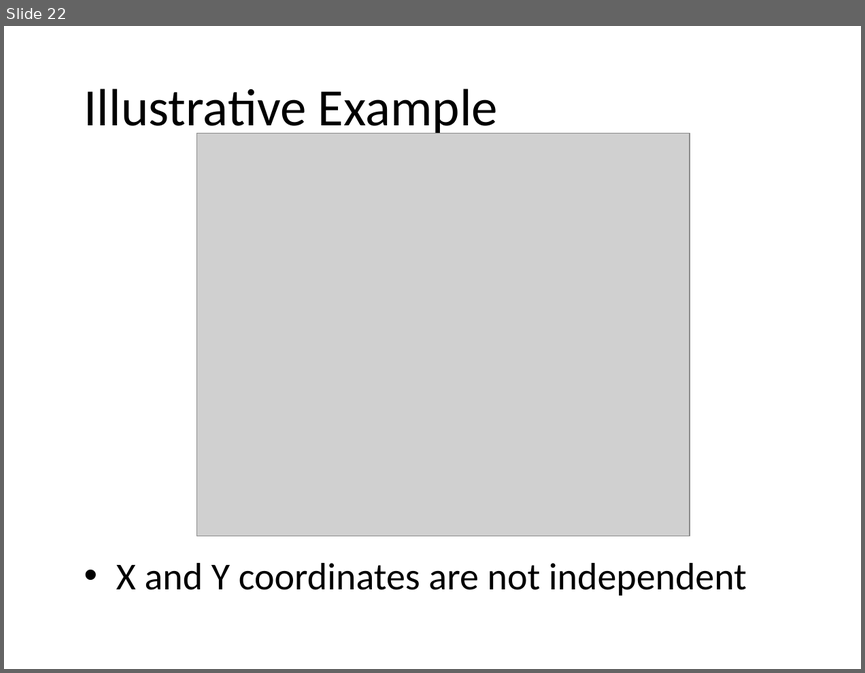
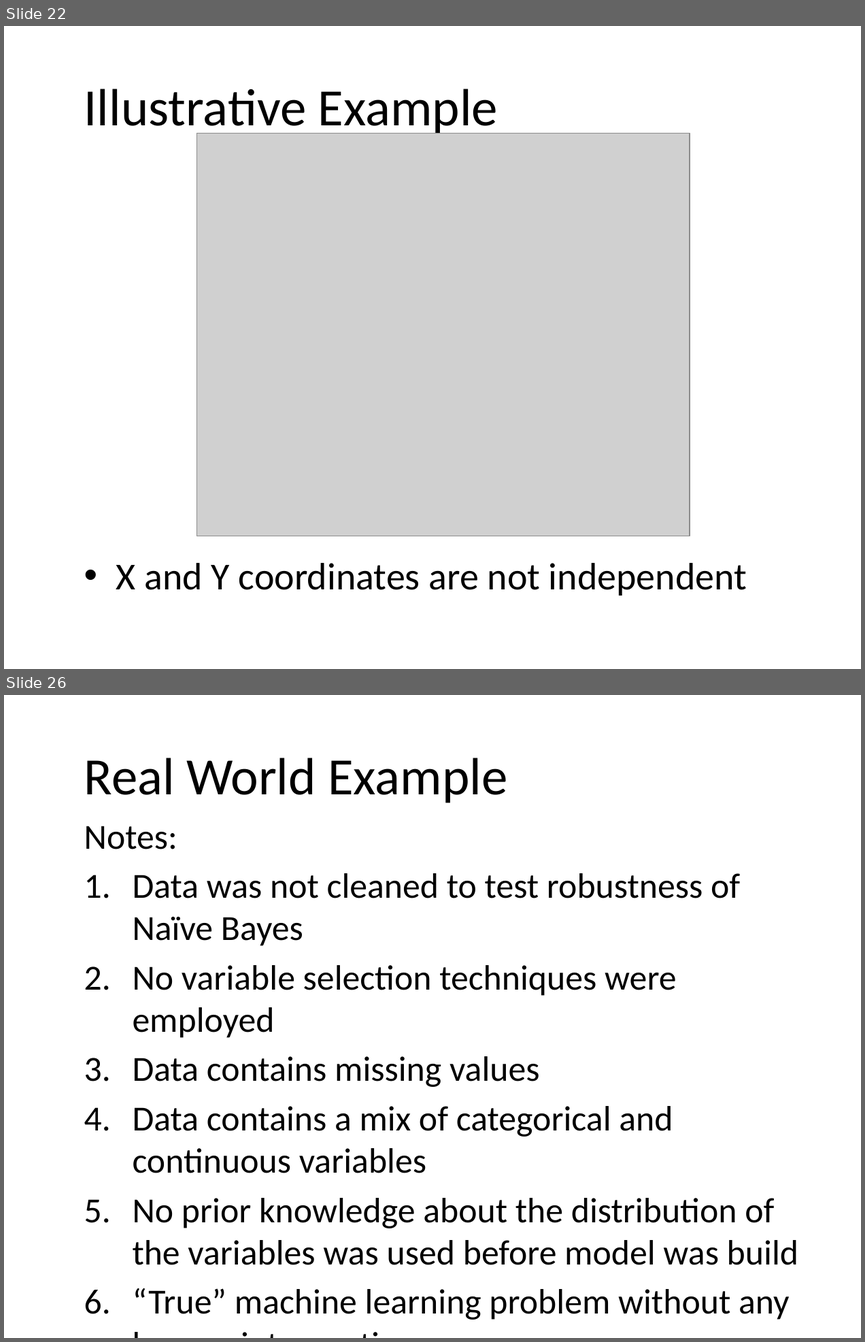
Before and after one commit to adam-m-mcelhinney/MCS507_Final_Project, a slide deck: Presentation/Bayesian Classifiers in Python.pptx. Shown one above the other, each under a label of ours: slide 22 before the commit, slides 22 and 26 after it; the slides between them are not shown. The pictures are 865x673 and 865x1342 pixels, drawn with LibreOffice and Linux fonts; fonts in the diff are those of the drawing; grey boxes stand for pictures; background and template pictures are left out. Boxes give left, top, right and bottom in pixels: in the first picture for what was removed or moved away, otherwise in the second. Text is boxed around its words. In the diff, an @@ line names an element or a change of style, - is before the commit and + after.

```diff
--- a/Presentation/Bayesian Classifiers in Python.pptx
+++ b/Presentation/Bayesian Classifiers in Python.pptx
@@ slide 26 added at box(4, 695, 861, 1338), background picture (left out) @@
@@ title added at box(84, 758, 507, 803), 44 pt, text #000000 @@
+Real World Example
@@ text added at box(84, 826, 798, 1319), 29.6 pt, text #000000 @@
+Notes:
+1. Data was not cleaned to test robustness of Naïve Bayes
+2. No variable selection techniques were employed
+3. Data contains missing values
+4. Data contains a mix of categorical and continuous variables
+5. No prior knowledge about the distribution of the variables was used before model was build
+6. “True” machine learning problem without any human intervention
```
Also in this commit, not shown: 2 slides changed, 3 other slides added, 22 other files.
